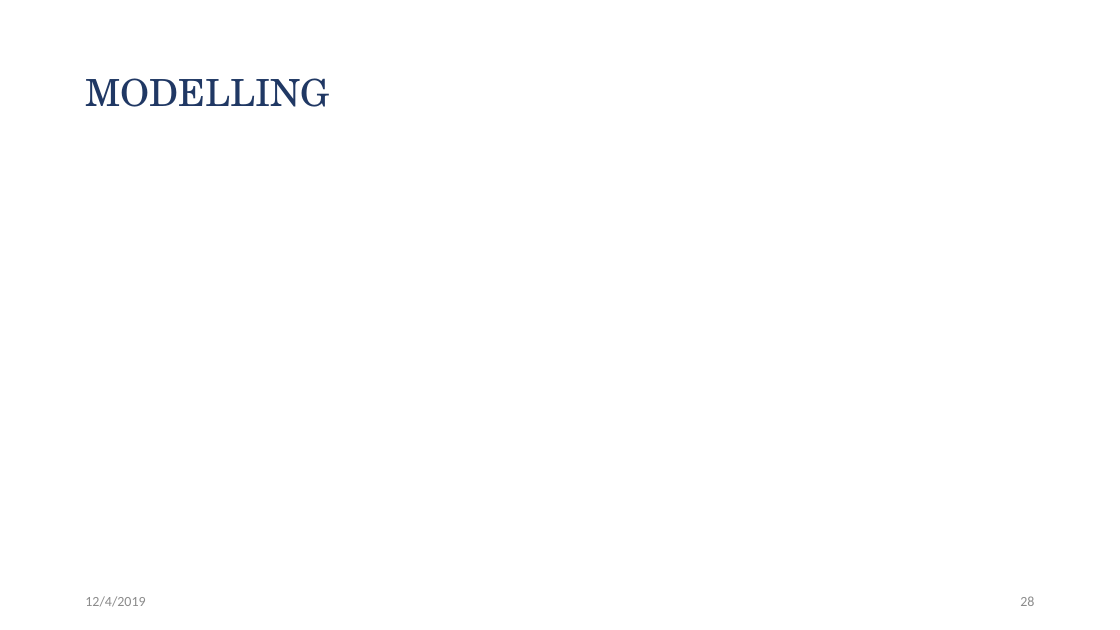
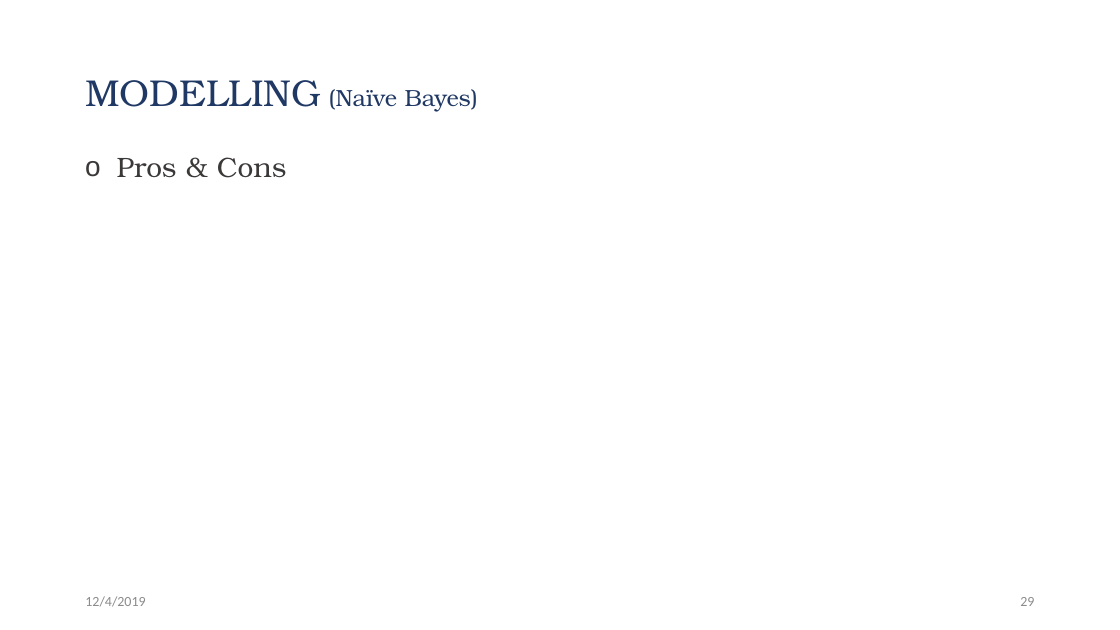
Before and after one commit to Jwen-pg/cds501-predicting-heart-disease, a slide deck: slide 29 of presentation.pptx (slide 28 before the commit). Drawn at 1120x630 pixels with LibreOffice and Linux fonts; fonts in the diff are those of the drawing. Boxes give left, top, right and bottom in pixels: in the first picture for what was removed or moved away, otherwise in the second. Text is boxed around its words. In the diff, an @@ line names an element or a change of style, - is before the commit and + after.

Commit message:
updates slides

```diff
--- a/presentation.pptx
+++ b/presentation.pptx
@@ title at box(85, 80, 478, 112): text changed; size 32 to 20 pt; font TeX Gyre Schola to TeX Gyre Bonum @@
-MODELLING
+MODELLING (Naïve Bayes)
@@ text added at box(117, 157, 286, 178), 24 pt, text #3B3838 @@
+o Pros & Cons
@@ page number at box(1020, 597, 1034, 606): text changed @@
-28
+29
```
Also in this commit, not shown: 6 other slides changed, 8 slides added, 1 slide removed.
